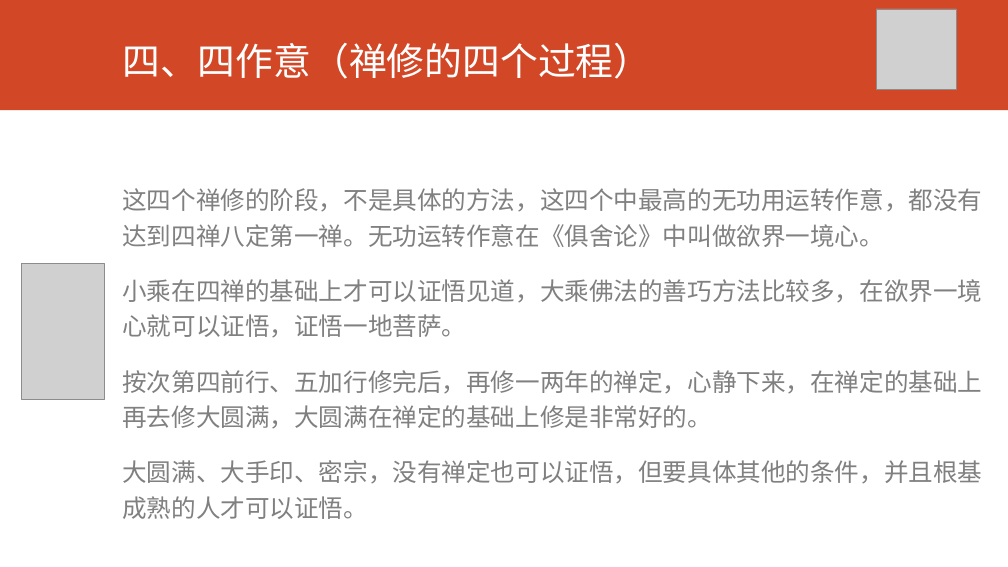
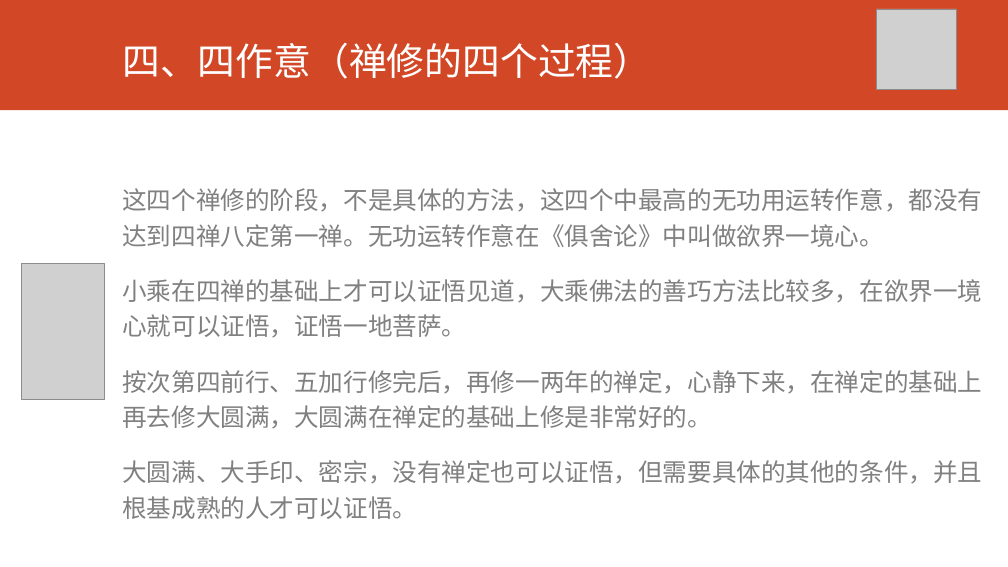
Before and after one commit to huidengvan/site1, a slide deck: slide 9 of static/f/up/禅修要诀1.pptx. Drawn at 1008x567 pixels with LibreOffice and Linux fonts; fonts in the diff are those of the drawing; grey boxes stand for pictures. Boxes give left, top, right and bottom in pixels: in the first picture for what was removed or moved away, otherwise in the second. Text is boxed around its words. In the diff, an @@ line names an element or a change of style, - is before the commit and + after.

Commit message:
Update Post “2023-10-30-温哥华慧灯小组2022届11月4日共修通知-禅修要诀1-2”

```diff
--- a/static/f/up/禅修要诀1.pptx
+++ b/static/f/up/禅修要诀1.pptx
@@ text at (122, 460, 982, 519): text changed @@
-大圆满、大手印、密宗，没有禅定也可以证悟，但要具体其他的条件，并且根基成熟的人才可以证悟。
+大圆满、大手印、密宗，没有禅定也可以证悟，但需要具体的其他的条件，并且根基成熟的人才可以证悟。
```
Also in this commit, not shown: 4 other slides changed.
